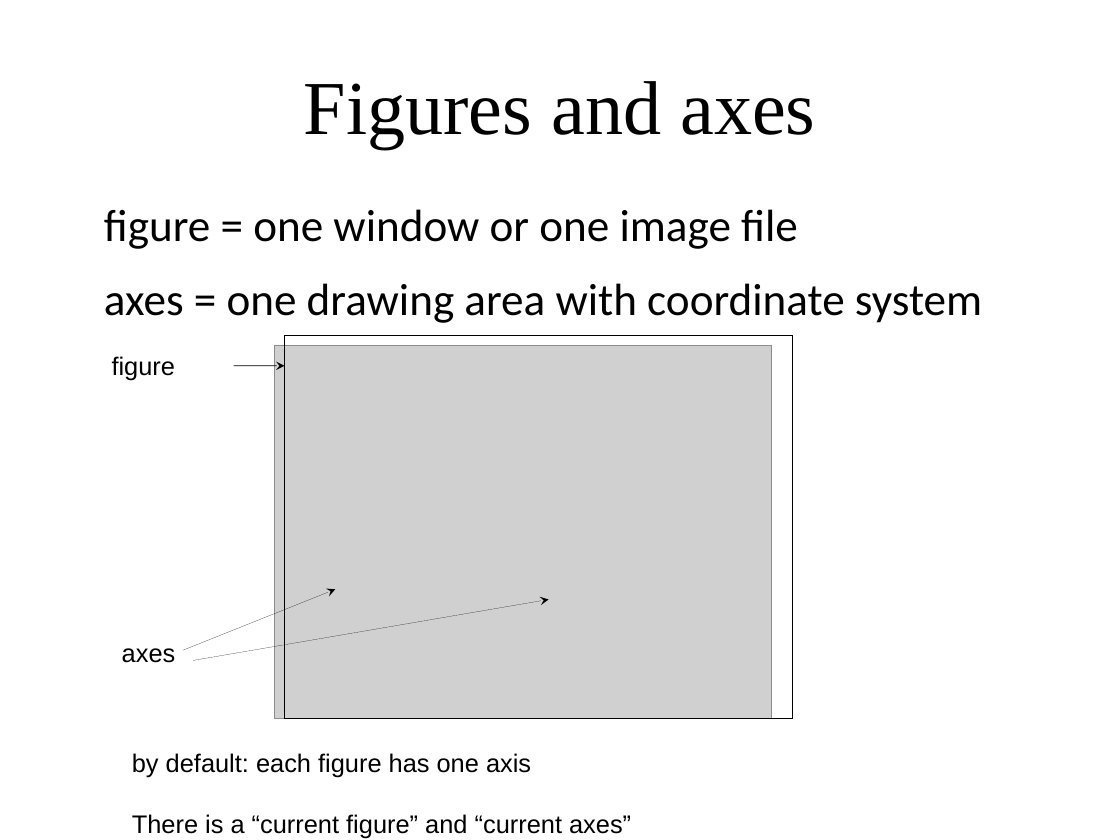
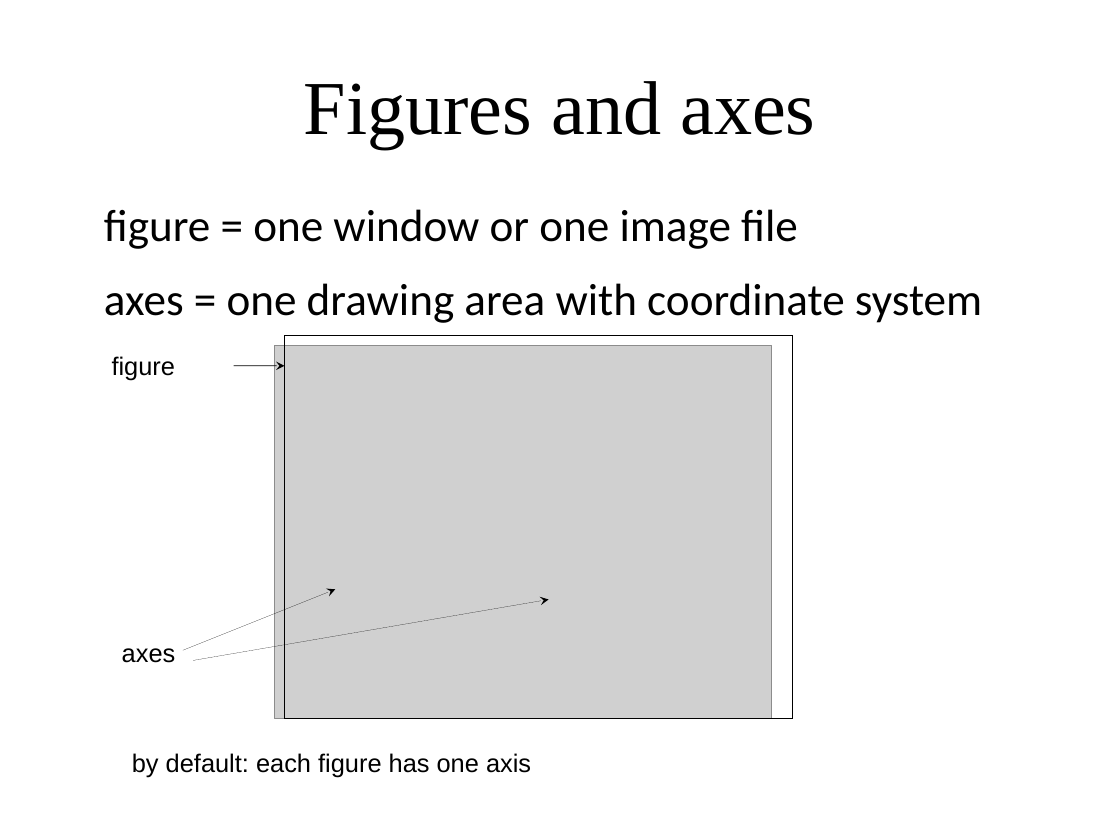
Before and after one commit to amueller/applied_ml_spring_2017, a slide deck: slide 16 of slides/aml-03-012517.odp (slide 14 before the commit). Drawn at 1120x840 pixels with LibreOffice and Linux fonts; fonts in the diff are those of the drawing; grey boxes stand for pictures. Boxes give left, top, right and bottom in pixels: in the first picture for what was removed or moved away, otherwise in the second. Text is boxed around its words. In the diff, an @@ line names an element or a change of style, - is before the commit and + after.

```diff
--- a/slides/aml-03-012517.odp
+++ b/slides/aml-03-012517.odp
@@ text at (x1=132, y1=814, x2=631, y2=838): paragraph removed @@
-There is a “current figure” and “current axes”
```
Also in this commit, not shown: 5 other slides changed, 3 slides added, 2 slides removed, 1 other file.
